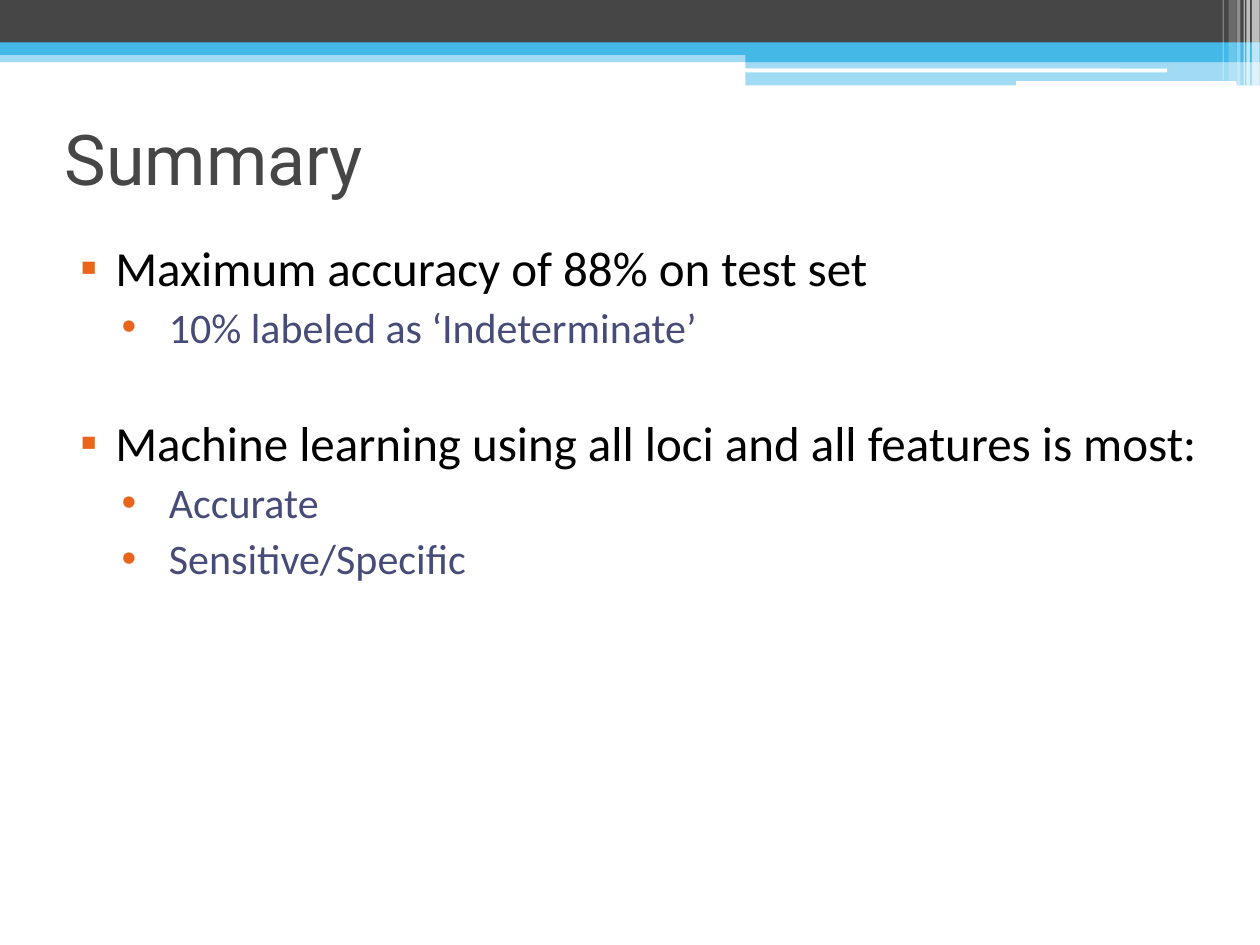
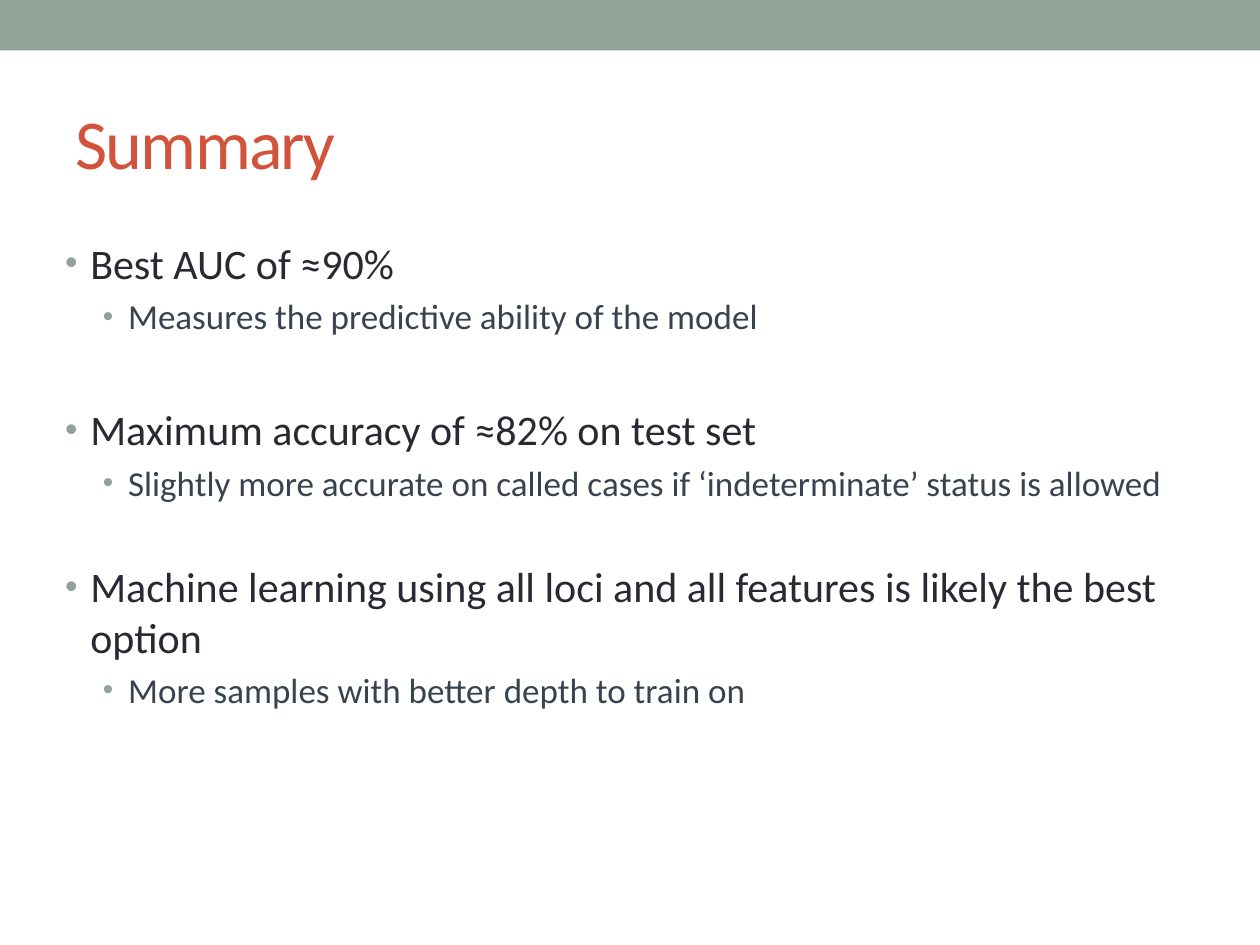
Before and after one commit to lailamargaret/Stanford-2018, a slide deck: slide 31 of MSI Project Presentation.pptx (slide 25 before the commit). Drawn at 1260x945 pixels with LibreOffice and Linux fonts; fonts in the diff are those of the drawing. Boxes give left, top, right and bottom in pixels: in the first picture for what was removed or moved away, otherwise in the second. Text is boxed around its words. In the diff, an @@ line names an element or a change of style, - is before the commit and + after.

```diff
--- a/MSI Project Presentation.pptx
+++ b/MSI Project Presentation.pptx
@@ rectangle: place and size @@
-rectangle at <box>0,0,1260,43</box>
+rectangle at <box>0,0,1260,50</box>
@@ rectangle at <box>0,0,1260,50</box>: fill #464646 to #93A299 @@
@@ rectangle removed at <box>1222,0,1223,81</box> @@
@@ rectangle removed at <box>1228,0,1236,81</box> @@
@@ rectangle removed at <box>1237,0,1241,86</box> @@
@@ rectangle removed at <box>1244,0,1245,86</box> @@
@@ rectangle removed at <box>1246,0,1250,86</box> @@
@@ rectangle removed at <box>1252,0,1260,86</box> @@
@@ rectangle removed at <box>0,50,1260,62</box> @@
@@ rectangle removed at <box>0,43,1260,55</box> @@
@@ rectangle removed at <box>746,49,1260,62</box> @@
@@ title "Summary": place and size @@
-title "Summary" at <box>65,134,363,200</box>
+title "Summary" at <box>76,123,336,181</box>
@@ title "Summary" at <box>76,123,336,181</box>: font Roboto to Calibri, text colour #464646 to #D2533C, letter spacing 0 to -1 pt @@
@@ rounded rectangle removed at <box>745,68,1167,72</box> @@
@@ rectangle removed at <box>746,60,1260,86</box> @@
@@ rounded rectangle removed at <box>1016,81,1236,86</box> @@
@@ text at <box>90,250,1161,709</box>: text changed; size 28 to 20 pt; text colour #000000 to #394350 @@
-▪ Maximum accuracy of 88% on test set
-  • 10% labeled as ‘Indeterminate’
-▪ Machine learning using all loci and all features is most:
-  • Accurate
-  • Sensitive/Specific
+• Best AUC of ≈90%
+  • Measures the predictive ability of the model
+• Maximum accuracy of ≈82% on test set
+  • Slightly more accurate on called cases if ‘indeterminate’ status is allowed
+• Machine learning using all loci and all features is likely the best option
+  • More samples with better depth to train on
```
Also in this commit, not shown: 23 other slides changed, 10 slides added, 3 slides removed.
